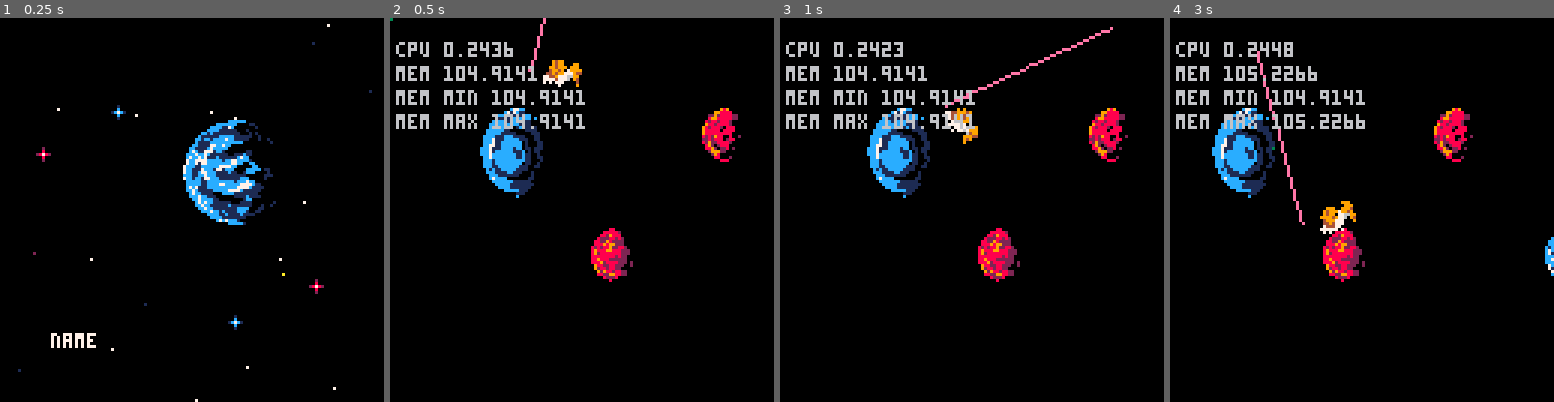
Above: before the commit, frames 1-4 (left to right).
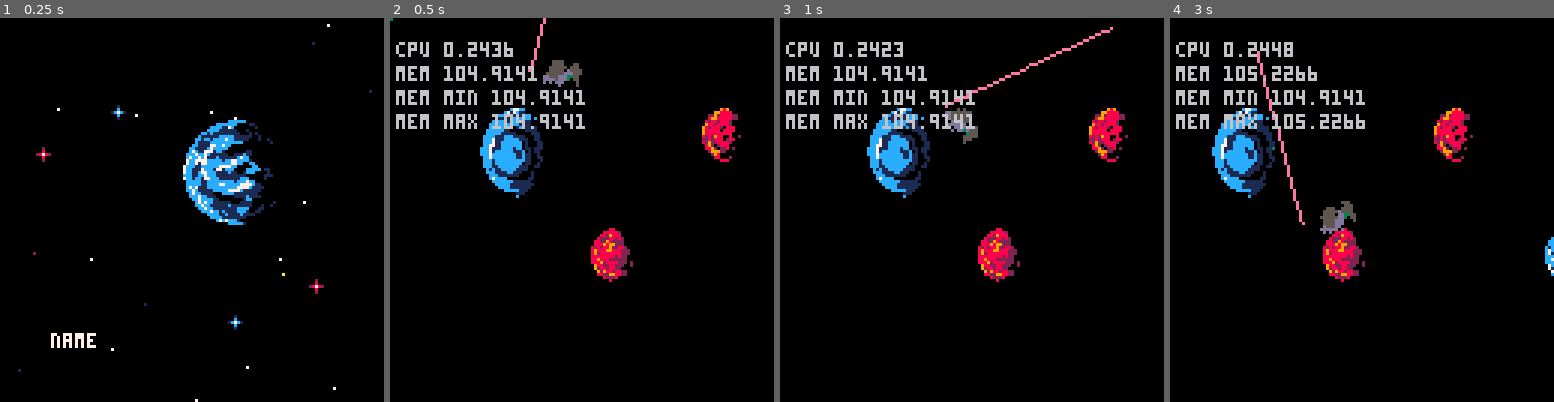
Above: after the commit, the same moments.

Repository: woofers/discord-jam-2
Game: PICO-8 cartridge discord-jam-2.p8
Same seed, same stepped clock (60 frames per second), same inputs: the game is played once before the commit and once after it.
Inputs:
- Up to frame 1 (0.25 s): no input
- Up to frame 2 (0.5 s): tap X (X key) at 0.33 s
- Up to frame 3 (1 s): tap O (Z key) at 0.7 s
- Up to frame 4 (3 s): tap X (X key) at 1.07, 1.85, 2.97 s; hold Right 1.6-2.1 s; tap O (Z key) every 0.4 s from 1.7 to 2.9 s; hold Up 2.15-2.42 s; hold Right from 2.47 s (still down)

Frame 1 is identical in both runs. In frame 2, 0.4% of the frame differs, in the area x 39-50%, y 10-18%; in frame 3, 0.3%; in frame 4, 0.5%, in the area x 39-49%, y 47-57%.

Commit message:
Fix ram ear colors
Ram ears triggered a hit as they were the same color as planets

Diff:
--- a/discord-jam-2.p8
+++ b/discord-jam-2.p8
@@ -927,15 +927,15 @@
 eefffeee0000000000c77c0000000000000000000000c00000000000bbbbbbbbeeeeeeeebbbbbbbbeeeeeeee0000000000000cc7cc11111111cccc0001100000
 eefffeee000000000000000000000000000000000000000000000000bbbbbbbbeeeeeeeebbbbbbbbeeeeeeee00000000000000ccc7cc1c1111ccc10011000000
 eefffeee000000000000000000000000000000000000000000000000bbbbbbbbeeeeeeeebbbbbbbbeeeeeeee0000000000000000cccc11c1111c111100000000
-bbb99bbbe99eeeeebb99bbbb99eeeeeebbbbbbbbeeeeeeeebbbbbbbbeeeeeeeebbbbbbbbeeeeeeeebbbbbbbb10000000000000000cccc1111111100000000000
-bb9499bb9999eeeeb9499bb9999eeeeebbbbbbbbeeeeeeeebbb88bbbeeeeeeeebbbbbbbbeeeeeeeebbbbbbbb0000000000000000000c7c7ccc10000000000000
-bb9499979994eeeeb9499777994eeeeebbbbbbbbeeeeeee7bb88888beeeeeeeebbbbbbbbeeeeeeeebbbbbbbb00000070000000000000000ccccc100000000000
-b99949077949eeee99997077949eeeeebbbbbbbbeeeeeee7b889888beeeeeeeebbbbbbbbeeeeeeeebbbbbbbb0000007000000000000000000000000000000000
-b49949776699eeee49997766999eeeeebbbbbbbbeeeeee7788999988eeeeeeeebbbbbbbbeeeeeeeebbbbbbbb0000000000000000000000000000000000000000
-b44997776094eeeeb49b7760e94eeeeebbbbbbbbeeee7777899a9998eeeeeeeebbbbbbbbeeeeeeeebbbbbbbb0000000000000000000000000000000000000000
-77444777eee9eeeebbbb7777eeeeeeeebbbbbbbbeee7777e89aaa998eeeeeeeebbbbbbbbeeeeeeeebbbbbbbb0000000000000000000000000000000000000000
-7777777beeeeeeeebbbb7777eeeeeeeebbbbbbbbeee777ee89aaaa98eeeeeeeebbbbbbbbeeeeeeeebbbbbbbb0000000000000000000000000000000000000000
-7e7e7e7ebbbbbbbbeeee7ee7bbbbbbbbeeeeeeeebbbbbbbbeeeeeeeebbbbbbbbeeeeeeeebbbbbbbbeeeeeeeebbbbbbbbeeeeeeeebbbbbbbbeeeeeeeebbbbbbbb
+bbb55bbbe55eeeeebb99bbbb99eeeeeebbbbbbbbeeeeeeeebbbbbbbbeeeeeeeebbbbbbbbeeeeeeeebbbbbbbb10000000000000000cccc1111111100000000000
+bb5555bb5555eeeeb9499bb9999eeeeebbbbbbbbeeeeeeeebbb88bbbeeeeeeeebbbbbbbbeeeeeeeebbbbbbbb0000000000000000000c7c7ccc10000000000000
+bb55555d5555eeeeb9499777994eeeeebbbbbbbbeeeeeee7bb88888beeeeeeeebbbbbbbbeeeeeeeebbbbbbbb00000070000000000000000ccccc100000000000
+b555550dd555eeee99997077949eeeeebbbbbbbbeeeeeee7b889888beeeeeeeebbbbbbbbeeeeeeeebbbbbbbb0000007000000000000000000000000000000000
+b55555dd3355eeee49997766999eeeeebbbbbbbbeeeeee7788999988eeeeeeeebbbbbbbbeeeeeeeebbbbbbbb0000000000000000000000000000000000000000
+b5555ddd3055eeeeb49b7760e94eeeeebbbbbbbbeeee7777899a9998eeeeeeeebbbbbbbbeeeeeeeebbbbbbbb0000000000000000000000000000000000000000
+dd555dddeee5eeeebbbb7777eeeeeeeebbbbbbbbeee7777e89aaa998eeeeeeeebbbbbbbbeeeeeeeebbbbbbbb0000000000000000000000000000000000000000
+dddddddbeeeeeeeebbbb7777eeeeeeeebbbbbbbbeee777ee89aaaa98eeeeeeeebbbbbbbbeeeeeeeebbbbbbbb0000000000000000000000000000000000000000
+dedededebbbbbbbbeeee7ee7bbbbbbbbeeeeeeeebbbbbbbbeeeeeeeebbbbbbbbeeeeeeeebbbbbbbbeeeeeeeebbbbbbbbeeeeeeeebbbbbbbbeeeeeeeebbbbbbbb
 eeeeeeeebbbbbbbbeeeeeeeebbbbbbbbeeeeeeeebbbbbbbdee88eeeebbbbbbbbeeeeeeeebbbbbbbbeeeeeeeebbbbbbbbeeeeeeeebbbbbbbbeeeeeeeebbbbbbbb
 eeeeeeeebbbbbbbbeeeeeeeebbbbbbbbeeeeeeeebbbbbb7de8888eeebbbbbbbbeeeeeeeebbbbbbbbeeeeeeeebbbbbbbbeeeeeeeebbbbbbbbeeeeeeeebbbbbbbb
 eeeeeeeebbbbbbbbeeeeeeeebbbbbbbbeeeeeeeebbbbbb7de898888ebbbbbbbbeeeeeeeebbbbbbbbeeeeeeeebbbbbbbbeeeeeeeebbbbbbbbeeeeeeeebbbbbbbb
